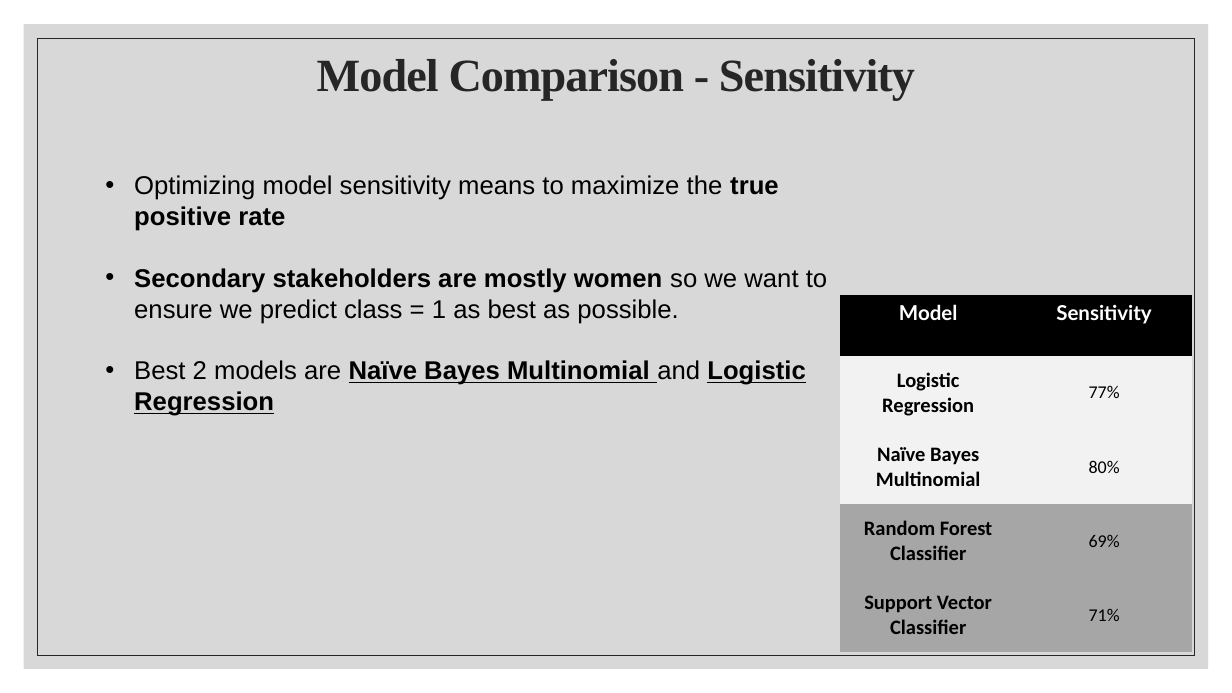
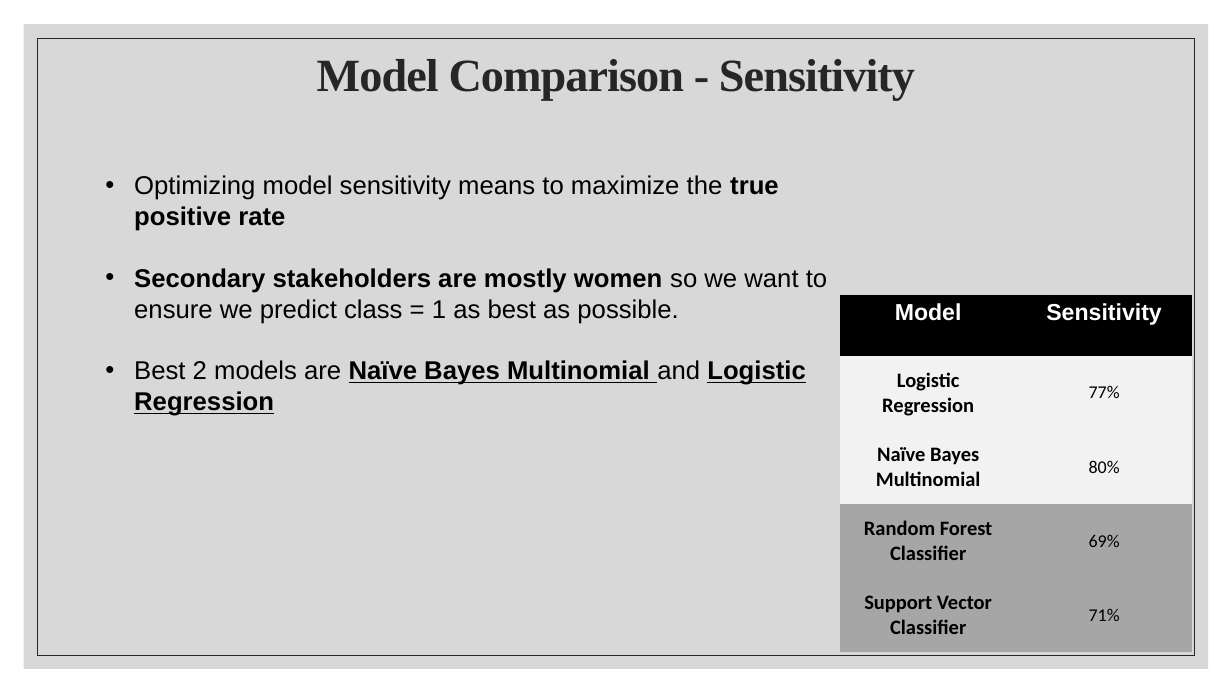
Before and after one commit to chrisgozali/GA_Projects, a slide deck: slide 7 of project_3/Presentation.pptx. Drawn at 1232x693 pixels with LibreOffice and Linux fonts; fonts in the diff are those of the drawing; background and template pictures are left out. Boxes give left, top, right and bottom in pixels: in the first picture for what was removed or moved away, otherwise in the second. Text is boxed around its words. In the diff, an @@ line names an element or a change of style, - is before the commit and + after.

```diff
--- a/project_3/Presentation.pptx
+++ b/project_3/Presentation.pptx
@@ table at (x1=840, y1=295, x2=1191, y2=652) @@
@@ size 16 to 18 pt, font Lato to Arial in "Model", "Sensitivity" @@
```
Also in this commit, not shown: 6 other slides changed, 23 other files.
